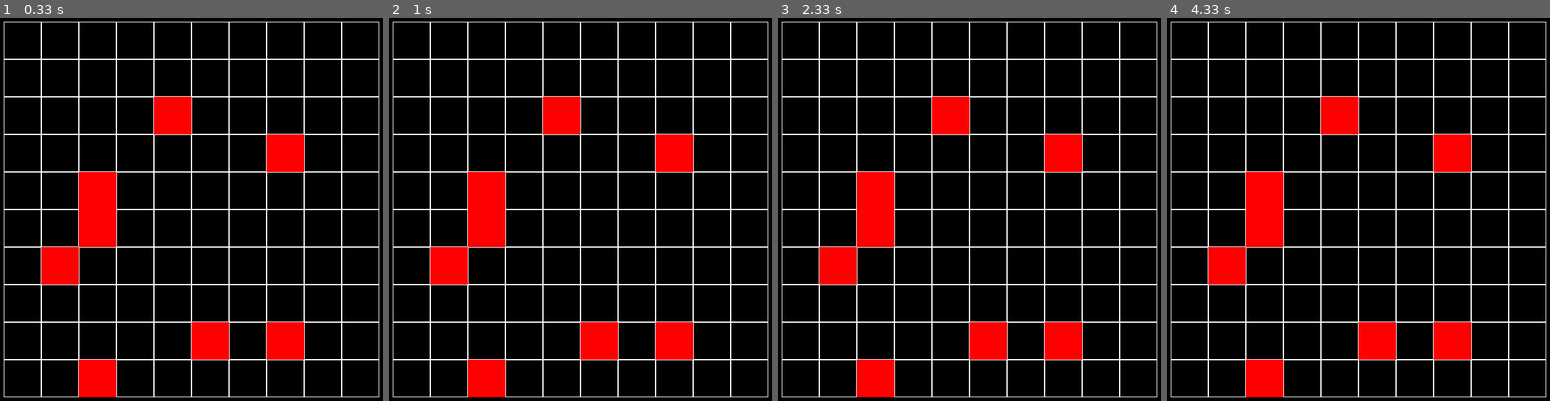
Above: before the commit, frames 1-4 (left to right).
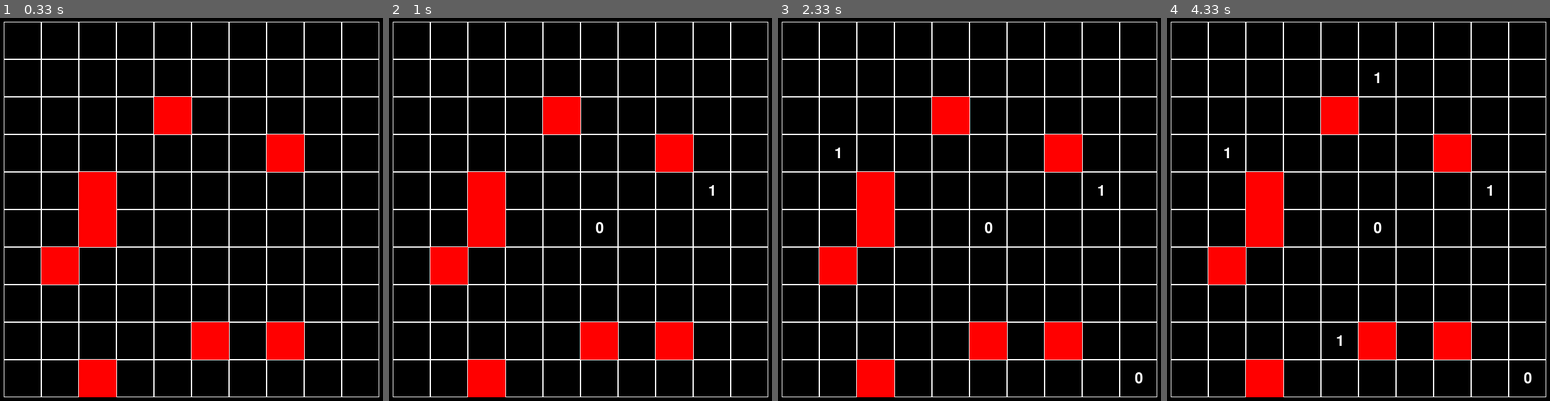
Above: after the commit, the same moments.

Repository: Akasaru074/pygame_test
Game: pygame game, started from halfSweeper.py
Two runs of this game, one before a commit and one after it. Both use one fixed random seed, a clock stepped at 60 frames per second and the inputs below.
Inputs (mouse positions are in pixels of both pictures, inside the frame that each line leads up to):
- Up to frame 1 (0.33 s): no input
- Up to frame 2 (1 s): click (722, 198) at 0.38 s; click (584, 240) at 0.83 s
- Up to frame 3 (2.33 s): move the mouse to (835, 144) at 1.13 s; click (835, 144) at 1.42 s; move the mouse to (1130, 362) at 1.83 s; click (1130, 362) at 2.18 s
- Up to frame 4 (4.33 s): move the mouse to (1366, 63) at 2.67 s; click (1366, 63) at 3.07 s; move the mouse to (1339, 324) at 3.6 s; click (1339, 324) at 4.05 s

Frame 1 is identical in both runs. In frame 2, less than 0.1% of the frame differs, in the area x 53-85%, y 43-57%; in frame 3, 0.1%; in frame 4, 0.2%, in the area x 14-96%, y 14-96%.

Commit message:
finished sweeper
Signed-off-by: Ivan Morozov <vanyam.vvo@gmail.com>

Diff:
--- a/halfSweeper.py
+++ b/halfSweeper.py
@@ -12,6 +12,9 @@
 ACTUAL_WIDTH = WIDTH - OFFSET
 
 grid = []
+click_grid = []
+font = pg.font.Font(pg.font.get_default_font(), 24)
+text = font.render("", 1, "#FFFFFF")
 for i in range(N):
     for j in range(N):
         rect_color = "red" if random() <= 0.1 else "white"
@@ -36,14 +39,21 @@
 
             i = (e.pos[1] - OFFSET // 2) // (ACTUAL_WIDTH // N)
             j = (e.pos[0] - OFFSET // 2) // (ACTUAL_WIDTH // N)
-            if (i, j) in grid:
-                print("BOMB!")
-            else:
+            if (i, j) not in grid and (i, j) not in click_grid:
                 s = 0
                 for a in [-1, 0, 1]:
                     for b in [-1, 0, 1]:
                         if (i + a, j + b) in grid:
                             s += 1
-                print(s)
+                text.fill("black")
+                text = font.render(f"{s}", 1, "#FFFFFF")
+                textRect = text.get_rect()
+                x = OFFSET // 2 + (ACTUAL_WIDTH // N) * j + (ACTUAL_WIDTH // N // 2)
+                y = OFFSET // 2 + (ACTUAL_WIDTH // N) * i + (ACTUAL_WIDTH // N // 2)
+                textRect.center = (x, y)
+                disp.blit(text, textRect)
+                pg.display.flip()
+                click_grid.append((i, j))
+                # print(s)
 
 pg.quit()
